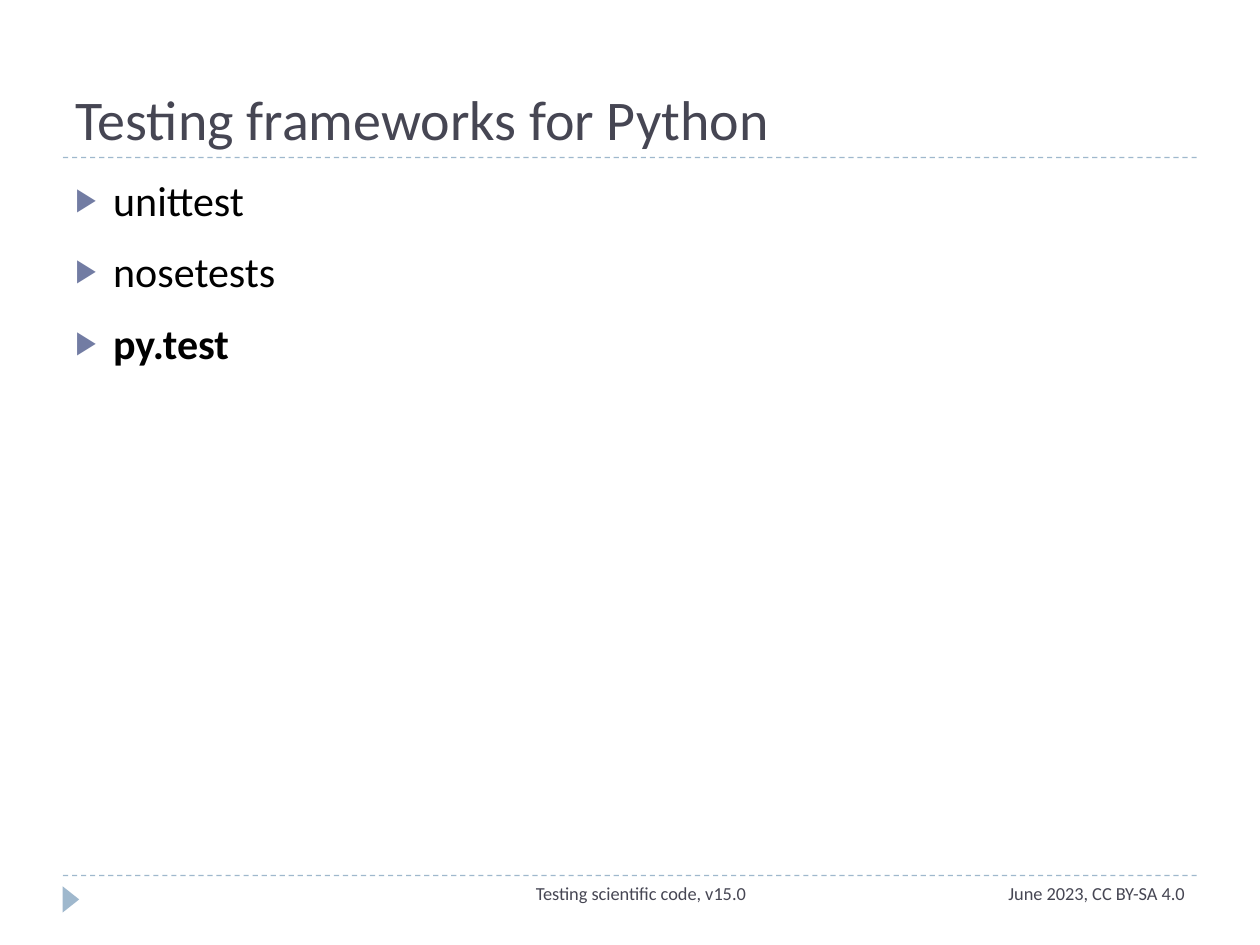
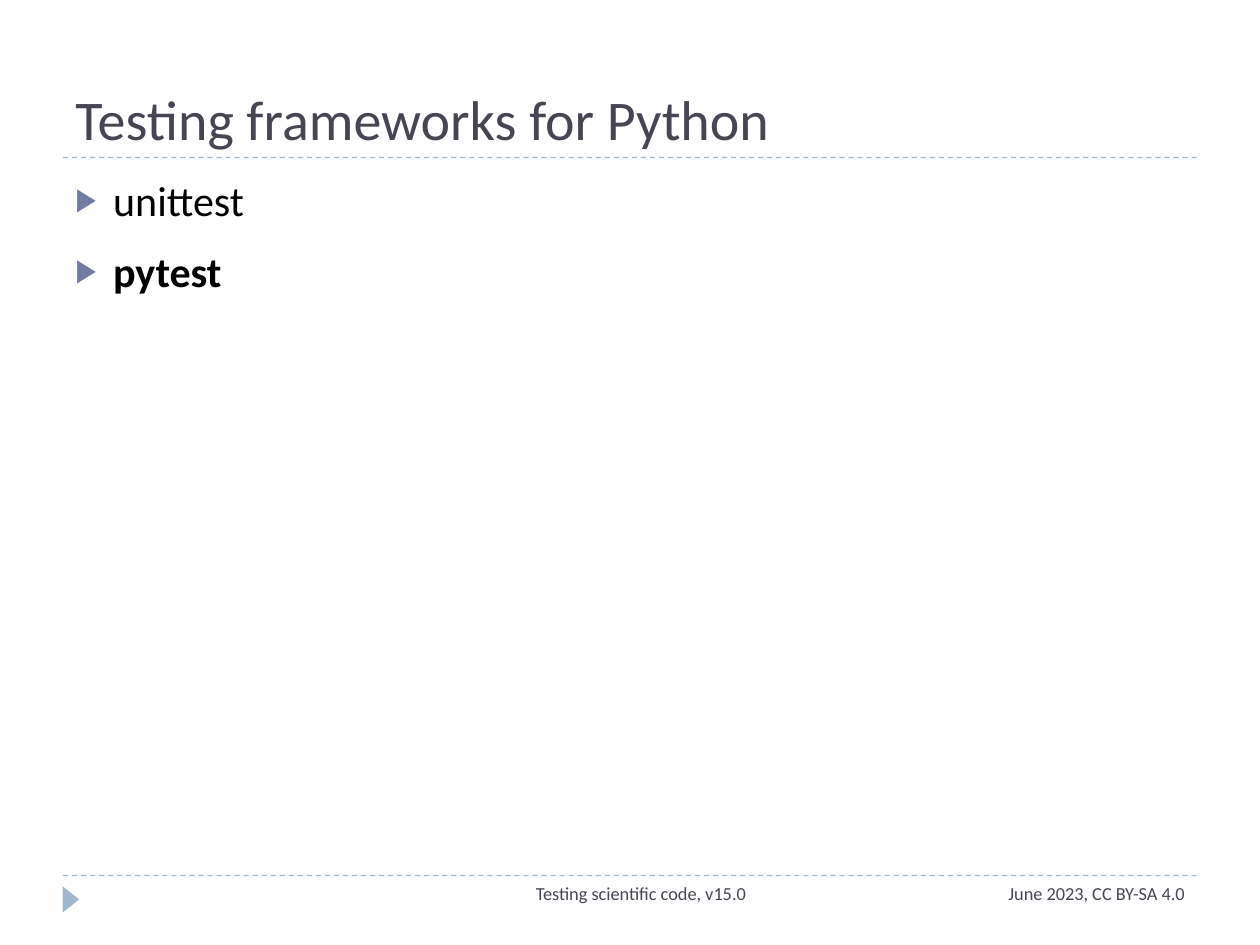
Before and after one commit to ASPP/testing_debugging_profiling, a slide deck: slide 16 of testing_part1.pptx. Drawn at 1260x945 pixels with LibreOffice and Linux fonts; fonts in the diff are those of the drawing. Boxes give left, top, right and bottom in pixels: in the first picture for what was removed or moved away, otherwise in the second. Text is boxed around its words. In the diff, an @@ line names an element or a change of style, - is before the commit and + after.

```diff
--- a/testing_part1.pptx
+++ b/testing_part1.pptx
@@ text at (113,260,221,294): text changed; bold on @@
-▶ nosetests
-▶ py.test
+▶ pytest
```
Also in this commit, not shown: 1 other slide changed.
